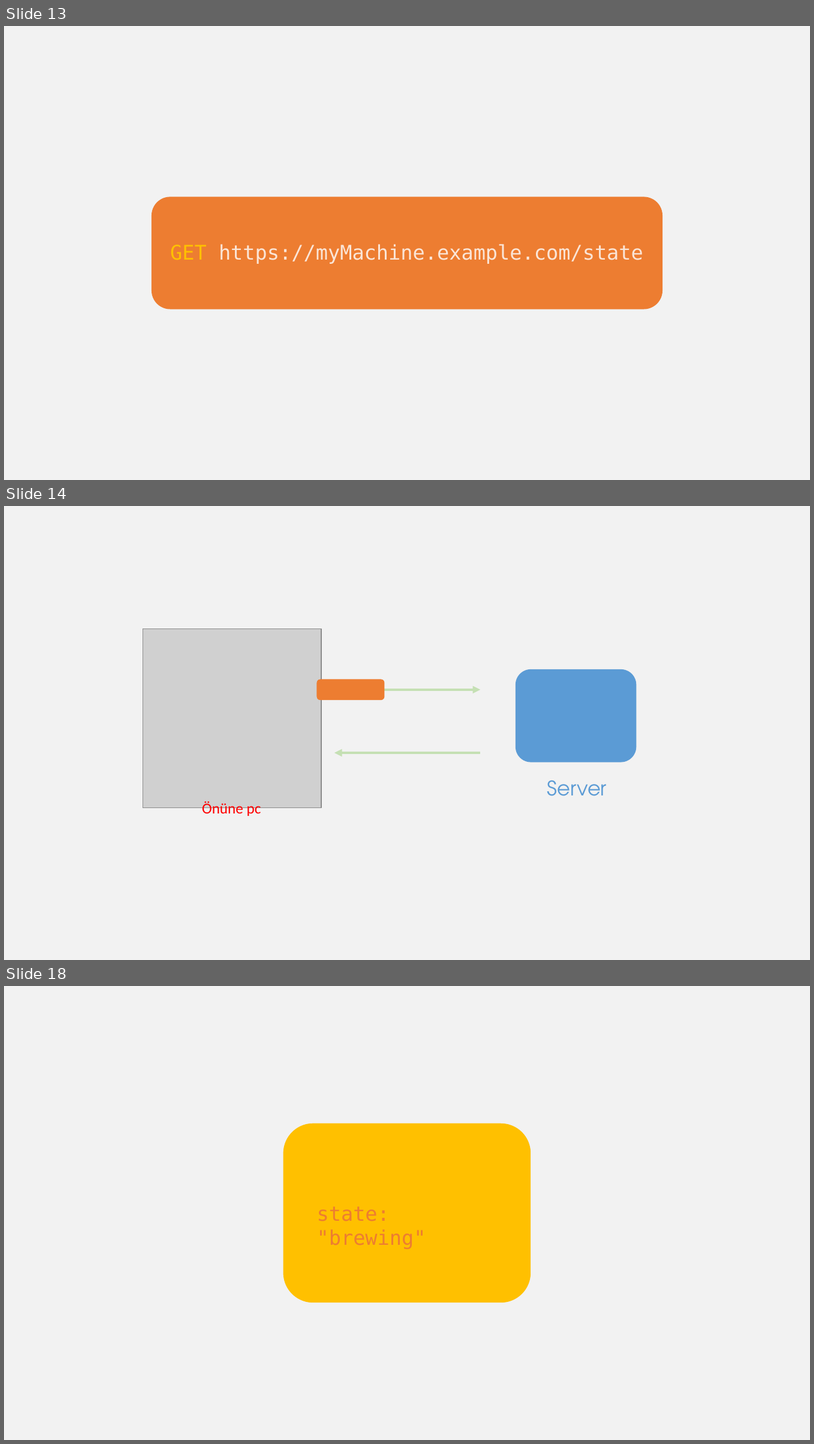
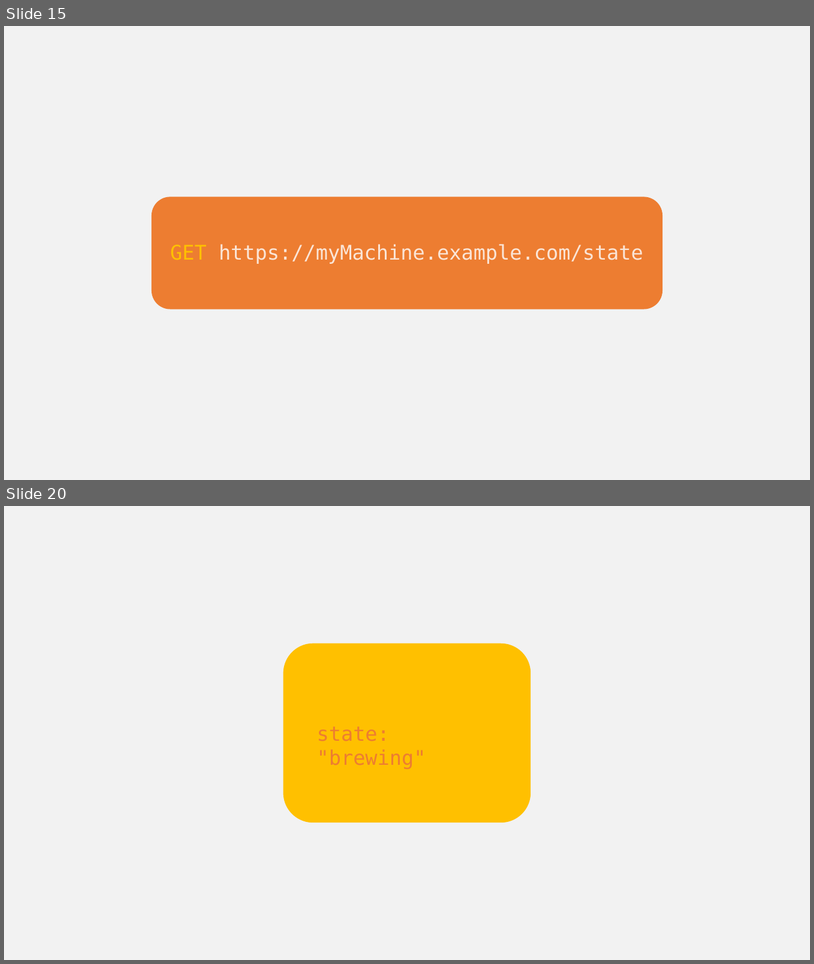
Before and after one commit to w3c/wot-cg, a slide deck: Tutorials/whatiswot/14-Interaction_Affordances/14-Interaction_Affordances.pptx. Shown one above the other, each under a label of ours: slides 13, 14 and 18 before the commit, slides 15 and 20 after it; the slides between them are not shown. The pictures are 814x1444 and 814x964 pixels, drawn with LibreOffice and Linux fonts; fonts in the diff are those of the drawing; grey boxes stand for pictures. Boxes give left, top, right and bottom in pixels: in the first picture for what was removed or moved away, otherwise in the second. Text is boxed around its words. In the diff, an @@ line names an element or a change of style, - is before the commit and + after.

```diff
--- a/Tutorials/whatiswot/14-Interaction_Affordances/14-Interaction_Affordances.pptx
+++ b/Tutorials/whatiswot/14-Interaction_Affordances/14-Interaction_Affordances.pptx
@@ slide 14 removed at (4,506,810,960), background #F2F2F2 @@
@@ picture removed at (143,629,321,807) @@
@@ rounded rectangle removed at (317,679,384,700) @@
@@ rounded rectangle removed at (516,669,637,762) @@
@@ arrow removed from (335, 690) to (481, 690) @@
@@ arrow removed from (481, 753) to (335, 753) @@
@@ text removed at (548,780,607,796) @@
-Server
@@ text removed at (202,801,261,816) @@
-Önüne pc
@@ what was slide 13 is now slide 15 @@
@@ what was slide 18 is now slide 20 @@
```
Also in this commit, not shown: 4 slides changed, 22 slides added, 16 other slides removed.
